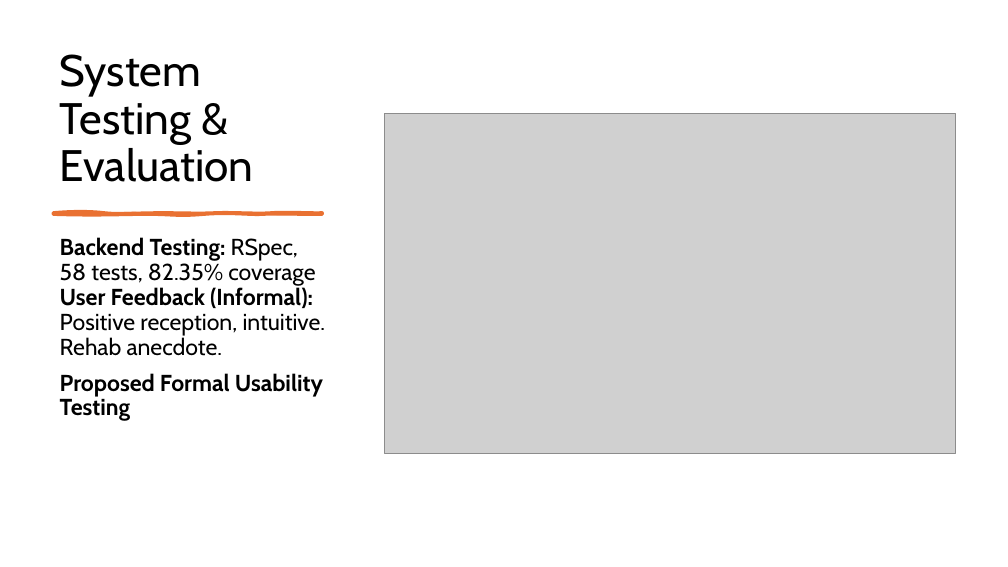
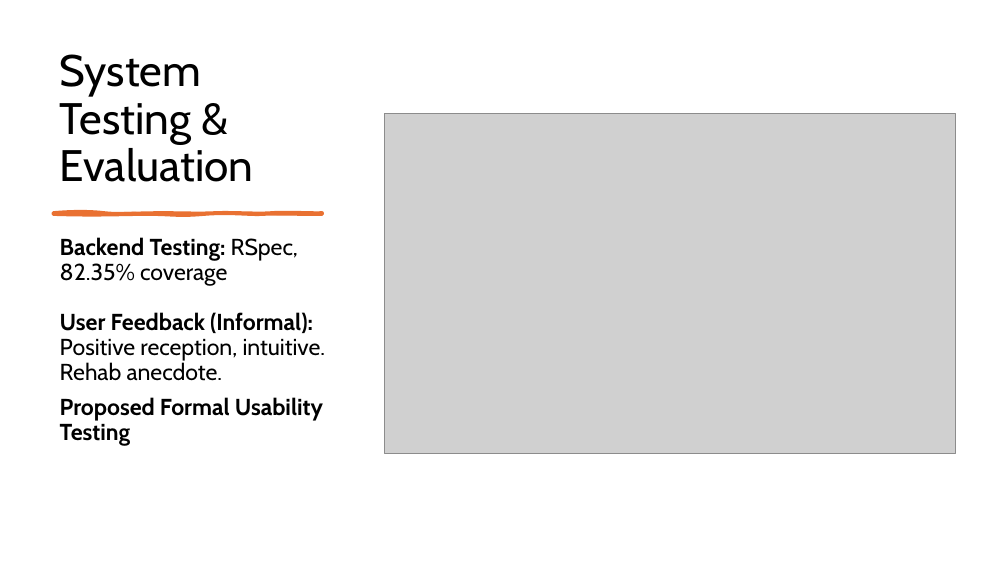
Before and after one commit to ufuksaylan/tez, a slide deck: slide 9 of PresentationFinal.pptx (slide 11 before the commit). Drawn at 1008x567 pixels with LibreOffice and Linux fonts; fonts in the diff are those of the drawing; grey boxes stand for pictures. Boxes give left, top, right and bottom in pixels: in the first picture for what was removed or moved away, otherwise in the second. Text is boxed around its words. In the diff, an @@ line names an element or a change of style, - is before the commit and + after.

```diff
--- a/PresentationFinal.pptx
+++ b/PresentationFinal.pptx
@@ text at bbox=[60, 237, 326, 381]: text changed @@
-Backend Testing: RSpec, 58 tests, 82.35% coverage
-User Feedback (Informal): Positive reception, intuitive. Rehab anecdote.
+Backend Testing: RSpec, 82.35% coverage
+User Feedback (Informal): Positive reception, intuitive. Rehab anecdote.
```
Also in this commit, not shown: 2 other slides changed, 1 slide added, 3 slides removed.
